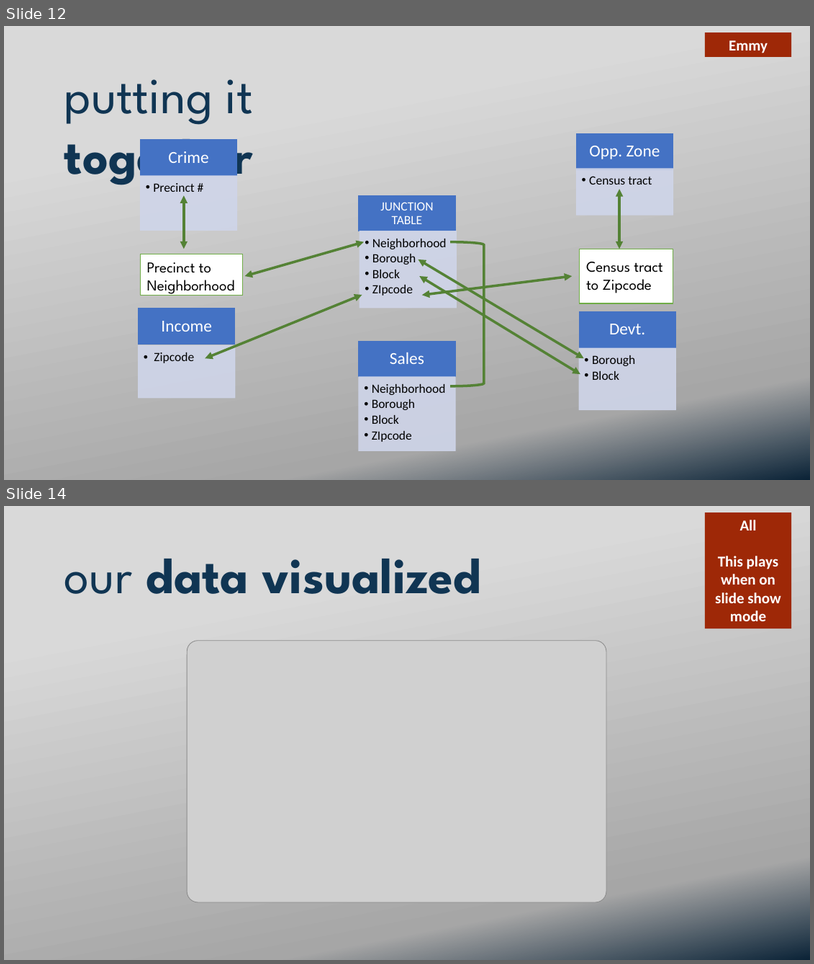
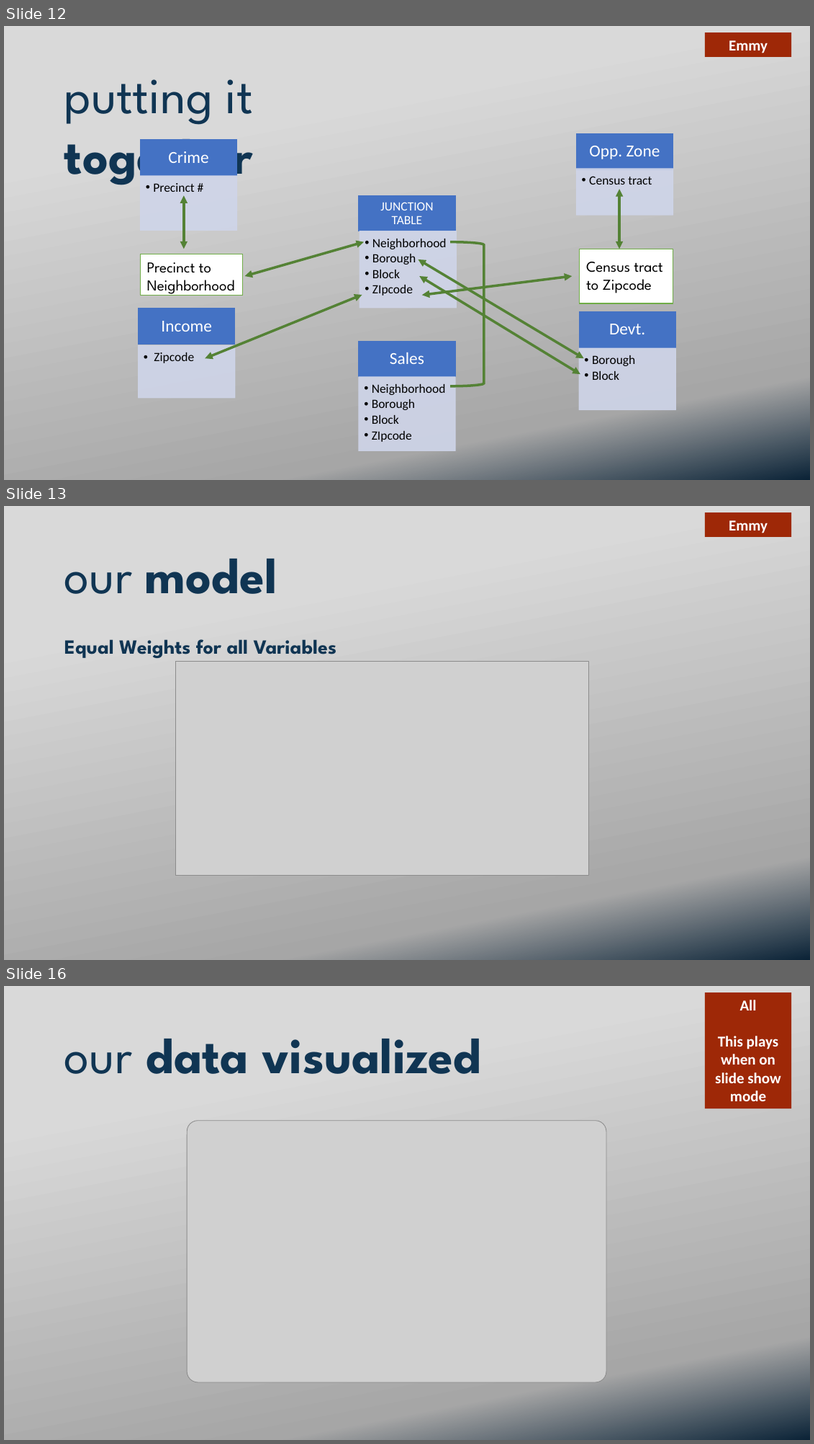
Before and after one commit to ekuo651/NYC-RE-Neighborhood-Trends, a slide deck: Presentation.pptx. Shown one above the other, each under a label of ours: slides 12 and 14 before the commit, slides 12, 13 and 16 after it; the slides between them are not shown. The pictures are 814x964 and 814x1444 pixels, drawn with LibreOffice and Linux fonts; fonts in the diff are those of the drawing; grey boxes stand for pictures; background and template pictures are left out. Boxes give left, top, right and bottom in pixels: in the first picture for what was removed or moved away, otherwise in the second. Text is boxed around its words. In the diff, an @@ line names an element or a change of style, - is before the commit and + after.

Commit message:
added slides for the model and calculations

```diff
--- a/Presentation.pptx
+++ b/Presentation.pptx
@@ slide 13 added at [4, 506, 810, 960], background picture (left out) @@
@@ rectangle added at [705, 512, 792, 537], fill #9E2807, 18 pt, text #FFFFFF, bold @@
+Emmy
@@ text added at [64, 559, 278, 594], 60 pt, text #113553, bold @@
+our model
@@ text added at [64, 639, 337, 658], 24 pt, text #113553, bold @@
+Equal Weights for all Variables
@@ picture added at [176, 662, 589, 875] @@
@@ what was slide 14 is now slide 16 @@
```
Also in this commit, not shown: 2 other slides added, 1 slide removed.
